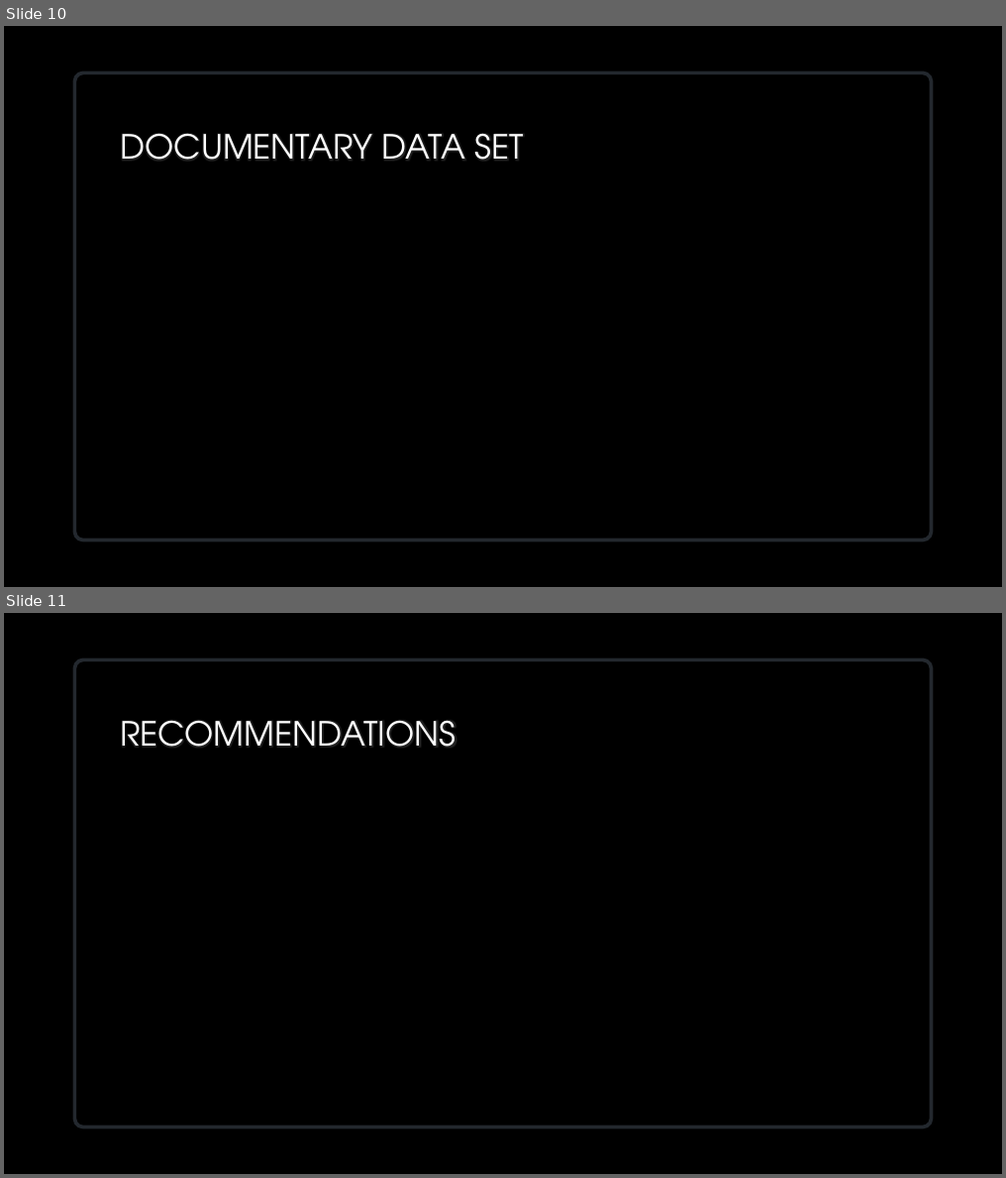
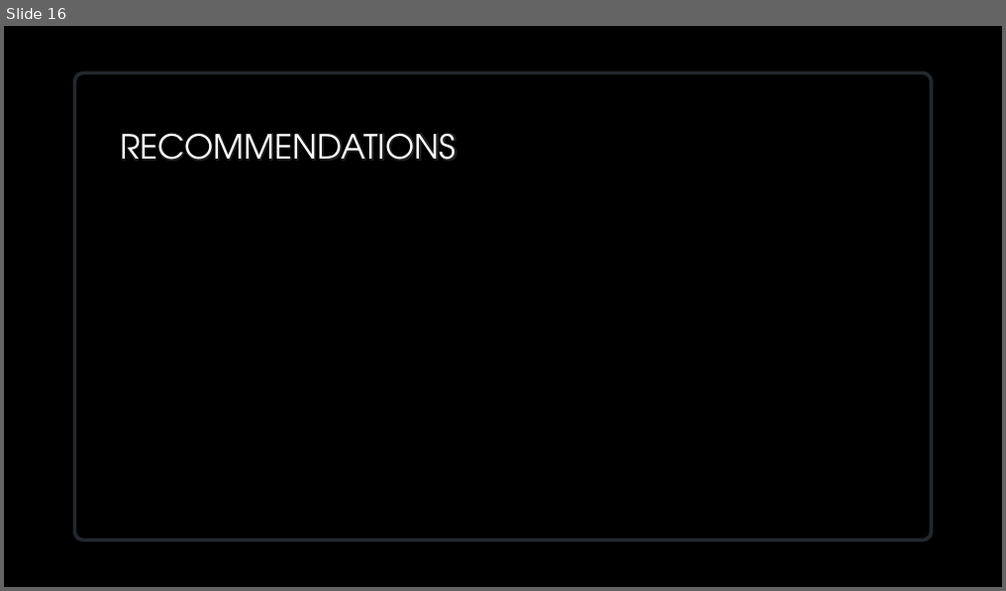
Before and after one commit to VedranaGATech/Project_1_Neflix_and_Chill, a slide deck: Group 1 Presentation 1.pptx. Shown one above the other, each under a label of ours: slides 10 and 11 before the commit, slide 16 after it. The pictures are 1006x1178 and 1006x591 pixels, drawn with LibreOffice and Linux fonts; fonts in the diff are those of the drawing; background and template pictures are left out. Boxes give left, top, right and bottom in pixels: in the first picture for what was removed or moved away, otherwise in the second. Text is boxed around its words. In the diff, an @@ line names an element or a change of style, - is before the commit and + after.

```diff
--- a/Group 1 Presentation 1.pptx
+++ b/Group 1 Presentation 1.pptx
@@ slide 10 removed at box(4, 26, 1002, 587), background picture (left out) @@
@@ rounded rectangle removed at box(74, 74, 931, 541) @@
@@ title removed at box(120, 133, 523, 160) @@
-DOCUMENTARY DATA SET
@@ what was slide 11 is now slide 16 @@
```
Also in this commit, not shown: 6 slides changed, 9 slides added, 3 other slides removed, 4 other files.
